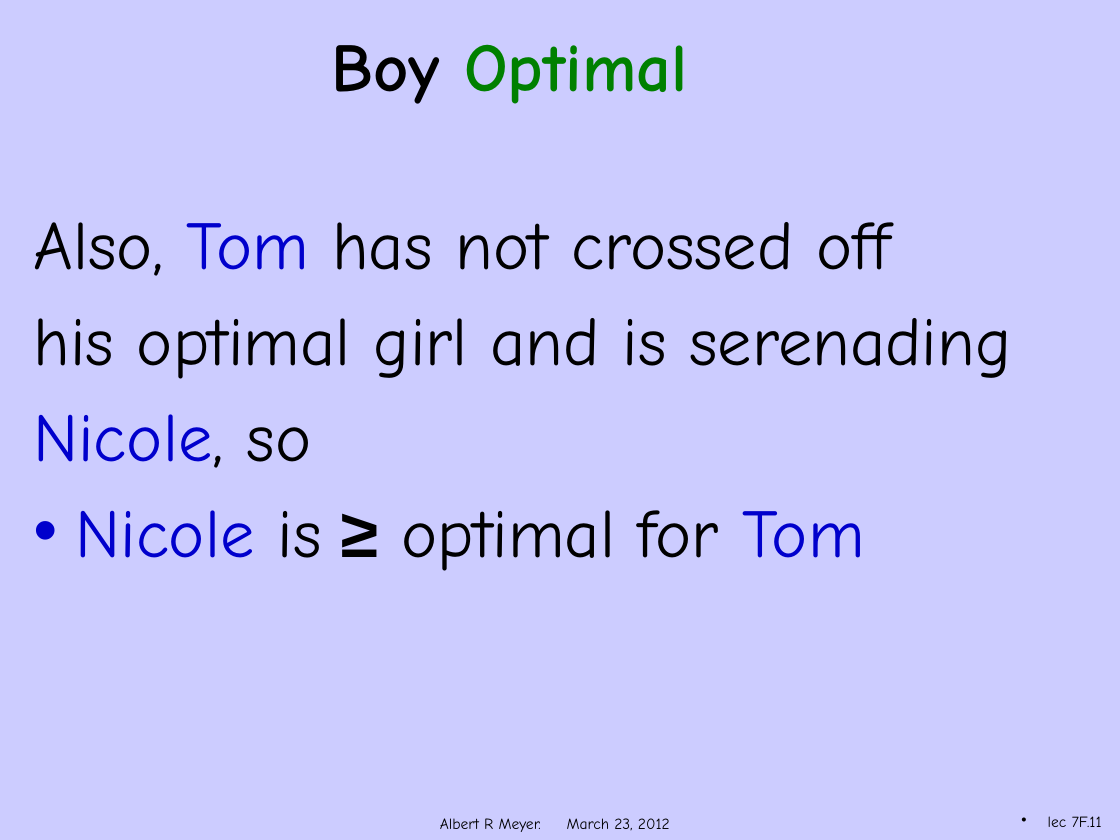
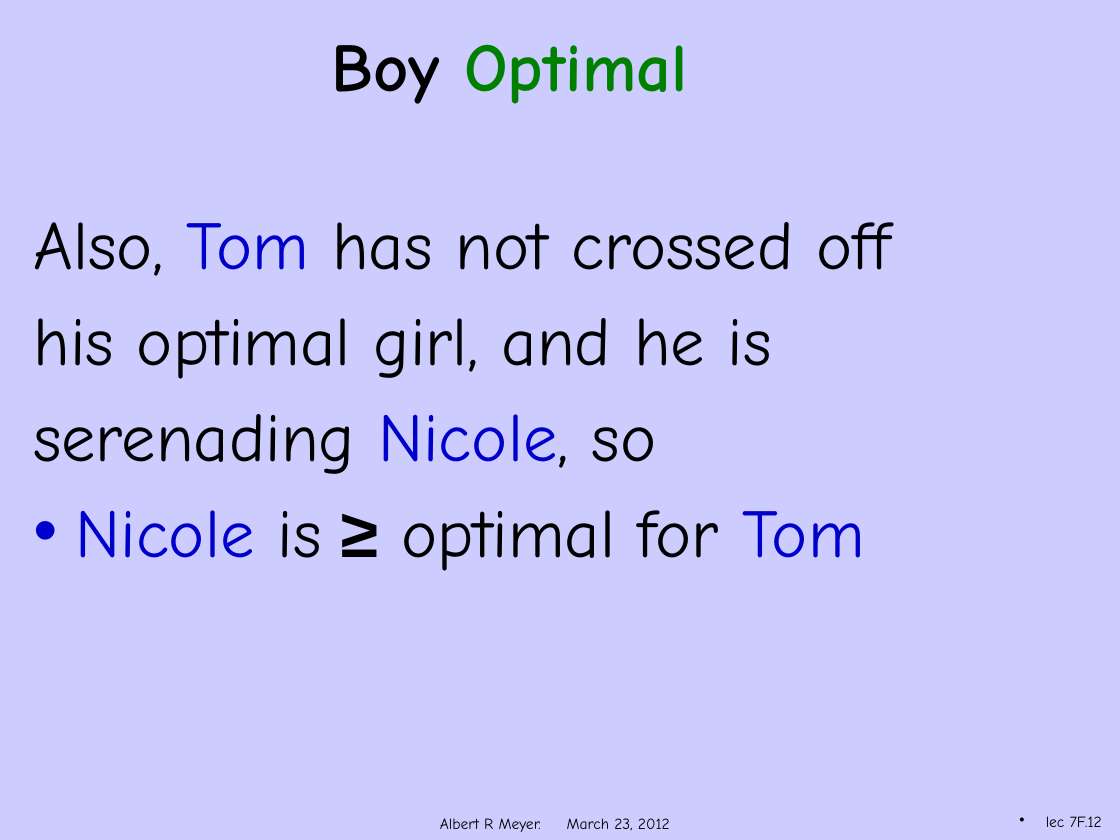
Before and after one commit to armeyer/mcs_web, a slide deck: slide 12 of spring12/slidesS12/stable-optimal.pptx (slide 11 before the commit). Drawn at 1120x840 pixels with LibreOffice and Linux fonts; fonts in the diff are those of the drawing; background and template pictures are left out. Boxes give left, top, right and bottom in pixels: in the first picture for what was removed or moved away, otherwise in the second. Text is boxed around its words. In the diff, an @@ line names an element or a change of style, - is before the commit and + after.

```diff
--- a/spring12/slidesS12/stable-optimal.pptx
+++ b/spring12/slidesS12/stable-optimal.pptx
@@ text at box(33, 318, 772, 474): text changed @@
-his optimal girl and is serenading
-Nicole, so
+his optimal girl, and he is
+serenading Nicole, so
@@ page number at box(1046, 816, 1102, 827): text changed @@
-lec 7F.11
+lec 7F.12
```
Also in this commit, not shown: 1 other slide changed, 2 slides added.
